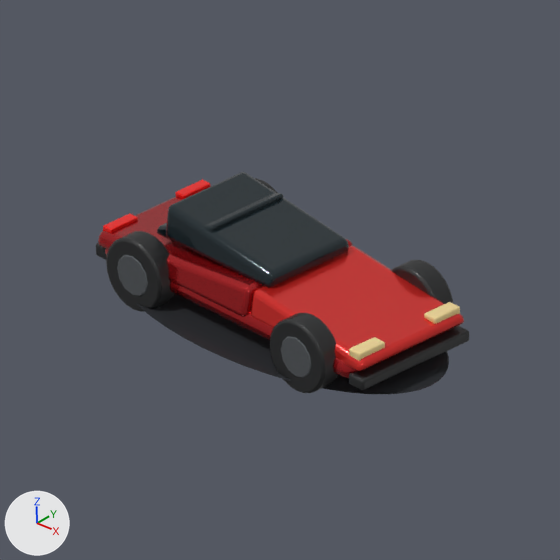
One commit to the Blender file art/blender/prototype-roadster/prototype-roadster.blend: the scene before it, then after it.
Before and after are seen from the file's camera 'Factorio orthographic camera'. The lights are fixed; the arrows at lower left show +X, +Y and +Z. The older version comes first.

Names of what the first picture shows: 'Front splitter', 'Ground contact shadow', 'Integrated glass canopy', 'Long low hood', 'Low battery skateboard', 'Rear canopy taper', 'Rear haunch', 'front left rim', 'front left tire', 'front right tire', 'rear left rim', 'rear left tire' and 6 more.
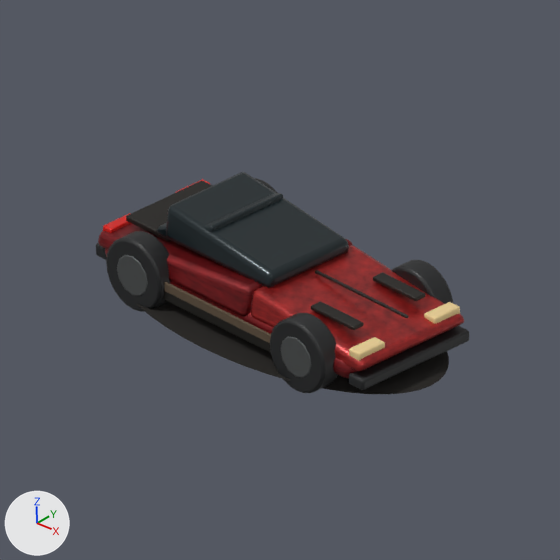
Pixel boxes [x1, y1, x2, y2] of what changed, in the pictures (560 x 560 px):
'Long low hood', recoloured (darker)
    both: [251, 246, 464, 371]
'Rear haunch', recoloured
    both: [98, 223, 353, 317]
'Low battery skateboard', recoloured
    both: [105, 249, 357, 378]
'Rear electronics grille', added
    after: [126, 181, 212, 242]
'Left lower-body dust', added (brown)
    after: [164, 282, 271, 343]
'Left side sill', added
    after: [163, 291, 271, 353]
'Left hood vent', added
    after: [311, 301, 364, 330]
'Right hood vent', added
    after: [373, 272, 426, 301]
'Hood center seam', added
    after: [315, 270, 409, 318]

What changed in the scene script:
```text
Add mat_roadster_weathered_red:
    mat_roadster_weathered_red = bpy.data.materials.new('Roadster weathered red')
    # nodes: BsdfPrincipled, OutputMaterial, TexNoise, ValToRGB
    # colours: dark red #591216, red #9e1d22
Add mat_roadster_weathered_highlight:
    mat_roadster_weathered_highlight = bpy.data.materials.new('Roadster weathered highlight')
    # nodes: BsdfPrincipled, OutputMaterial, TexNoise, ValToRGB
    # colours: dark red #6f1618, red #c52c29
Change me_cube_001:
    where me_cube_001.from_pydata(...)  # 8 vertices, 6 faces; spans x -1.95..1.95, y -0.85..0.85, z -0.14..0.14
    remove me_cube_001.materials.append(mat_roadster_red)  # red #b8161d
    add me_cube_001.materials.append(mat_roadster_weathered_red)
Change me_long_low_hood_mesh:
    where me_long_low_hood_mesh.from_pydata(...)  # 8 vertices, 6 faces; spans x 0.34..2.1, y -0.83..0.83, z 0.52..0.87
    remove me_long_low_hood_mesh.materials.append(mat_roadster_highlight)  # red #e72c27
    add me_long_low_hood_mesh.materials.append(mat_roadster_weathered_highlight)
Change me_rear_haunch_mesh:
    where me_rear_haunch_mesh.from_pydata(...)  # 8 vertices, 6 faces; spans x -2.02..0.34, y -0.87..0.87, z 0.51..0.88
    remove me_rear_haunch_mesh.materials.append(mat_roadster_red)  # red #b8161d
    add me_rear_haunch_mesh.materials.append(mat_roadster_weathered_red)
Add ob_left_lower_body_dust:
    ob_left_lower_body_dust = bpy.data.objects.new('Left lower-body dust', me_cube_012)  # a box spanning x -1.2..1.2, y -0.02..0.02, z -0.06..0.06; in mat_road_dust_and_wear (brown #5d4d3c); modifiers BEVEL
    ob_left_lower_body_dust.parent = ob_prototype_roadster
    ob_left_lower_body_dust.location = (-0.25, -0.91, 0.48)
Add ob_rear_electronics_grille:
    ob_rear_electronics_grille = bpy.data.objects.new('Rear electronics grille', me_cube_009)  # a box spanning x -0.34..0.34, y -0.58..0.58, z -0.035..0.035; in mat_roadster_exposed_dark_metal (dark grey #35322f); modifiers BEVEL
    ob_rear_electronics_grille.parent = ob_prototype_roadster
    ob_rear_electronics_grille.location = (-1.48, 0.0, 0.82)
Add ob_right_hood_vent:
    ob_right_hood_vent = bpy.data.objects.new('Right hood vent', me_cube_008)  # a box spanning x -0.34..0.34, y -0.08..0.08, z -0.025..0.025; in mat_roadster_exposed_dark_metal (dark grey #35322f); modifiers BEVEL
    ob_right_hood_vent.parent = ob_prototype_roadster
    ob_right_hood_vent.location = (1.38, 0.47, 0.83)
Add ob_left_hood_vent:
    ob_left_hood_vent = bpy.data.objects.new('Left hood vent', me_cube_008.copy())  # modifiers BEVEL
    ob_left_hood_vent.parent = ob_prototype_roadster
    ob_left_hood_vent.location = (1.38, -0.47, 0.83)
Add ob_hood_center_seam:
    ob_hood_center_seam = bpy.data.objects.new('Hood center seam', me_cube_006_1)  # a box spanning x -0.72..0.72, y -0.018..0.018, z -0.014..0.014; in mat_roadster_exposed_dark_metal (dark grey #35322f); modifiers BEVEL
    ob_hood_center_seam.parent = ob_prototype_roadster
    ob_hood_center_seam.location = (1.28, 0.0, 0.88)
Add ob_left_side_sill:
    ob_left_side_sill = bpy.data.objects.new('Left side sill', me_cube_004_1)  # a box spanning x -1.62..1.62, y -0.06..0.06, z -0.08..0.08; in mat_roadster_exposed_dark_metal (dark grey #35322f); modifiers BEVEL
    ob_left_side_sill.parent = ob_prototype_roadster
    ob_left_side_sill.location = (-0.05, -0.87, 0.38)
```
